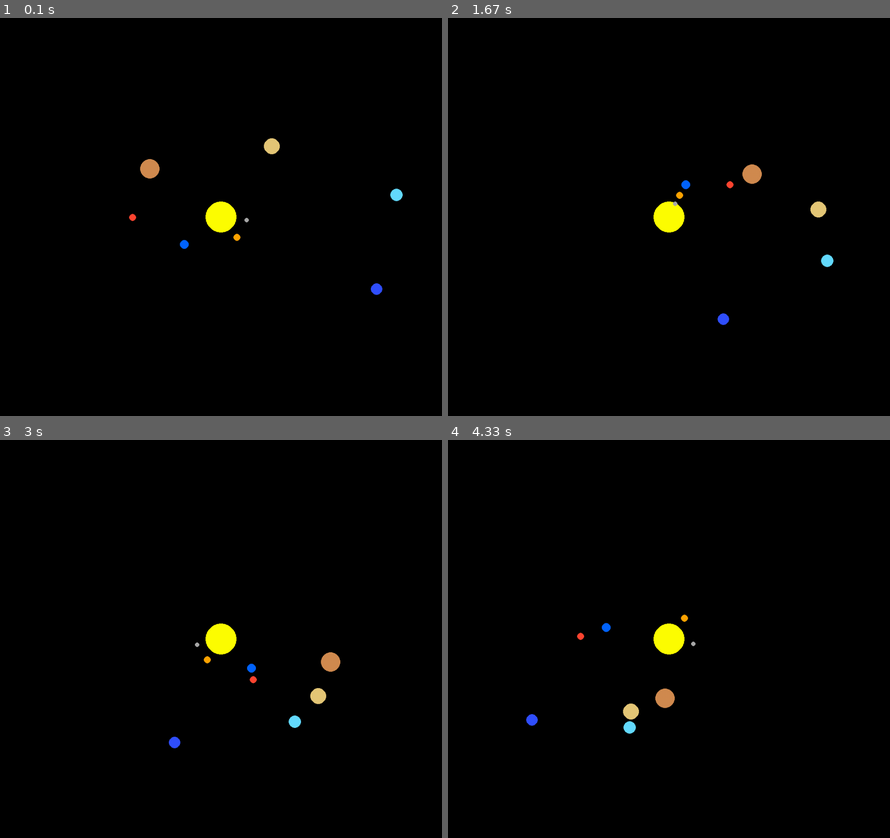
Above: before the commit, frames 1-4 (two rows, left to right).
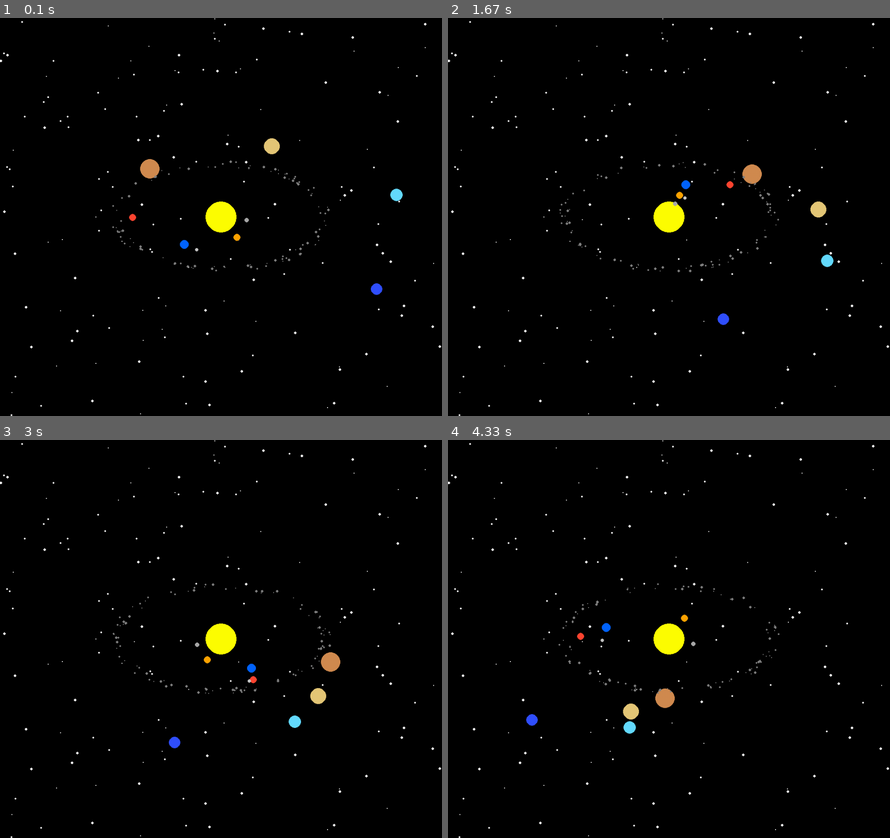
Above: after the commit, the same moments.

Repository: Prashu38-collab/projects-practise
Game: pygame game, started from SOLAR_SYSTEM/solar_system.py
The game is run twice, just before and just after one commit, with the same random seed, the same clock (stepped at 60 frames per second) and the same inputs.
Inputs:
- Up to frame 1 (0.1 s): no input
- Up to frame 2 (1.67 s): no input
- Up to frame 3 (3 s): no input
- Up to frame 4 (4.33 s): no input

The runs differ from the first frame. In frame 1, 0.5% of the frame differs, in the area x 0-100%, y 0-100%; in frame 2, 0.5%; in frame 3, 0.5%; in frame 4, 0.5%.

Commit message:
Created solar system version 2

Diff:
--- a/SOLAR_SYSTEM/solar_system.py
+++ b/SOLAR_SYSTEM/solar_system.py
@@ -1,5 +1,7 @@
+
 import pygame
 import math
+import random
 
 pygame.init()
 
@@ -9,16 +11,16 @@
 HEIGHT = 900
 
 screen = pygame.display.set_mode((WIDTH, HEIGHT))
-pygame.display.set_caption("Solar System V2 - Fake 3D")
+pygame.display.set_caption("Solar System V2")
 
 clock = pygame.time.Clock()
 
-# 2. SUN POSITIO
+# 2. SUN POSITIOn
 
 SUN_X = WIDTH // 2
 SUN_Y = HEIGHT // 2
 
-# 3. PLANET DAT
+# 3. PLANET DATa
 
 planets = [
     {
@@ -87,23 +89,72 @@
     }
 ]
 
-# 4. MAIN GAME LOOp
+# 4. CREATE BACKGROUND STAR
+
+stars = []
+
+for _ in range(150):
+
+    star_x = random.randint(0, WIDTH)
+    star_y = random.randint(0, HEIGHT)
+    star_size = random.randint(1, 3)
+
+    stars.append(
+        (star_x, star_y, star_size)
+    )
+
+# 5. CREATE ASTEROID
+
+asteroids = []
+
+for _ in range(100):
+
+    asteroid = {
+        "distance": random.randint(225, 250),
+        "angle": random.uniform(0, math.pi * 2),
+        "speed": random.uniform(0.002, 0.008),
+        "size": random.randint(1, 3)
+    }
+
+    asteroids.append(asteroid)
+
+# 6. MOON DAT
+
+moon_distance = 30
+moon_angle = 0
+moon_speed = 0.08
+
+# 7. MAIN GAME LOOP
 
 running = True
 
 while running:
 
     # Handle events
-
     for event in pygame.event.get():
 
         if event.type == pygame.QUIT:
             running = False
+
     # Clear previous frame
-
     screen.fill((0, 0, 0))
 
-    # Draw the Sun
+    # DRAW STARS
+
+    for star in stars:
+
+        star_x = star[0]
+        star_y = star[1]
+        star_size = star[2]
+
+        pygame.draw.circle(
+            screen,
+            (255, 255, 255),
+            (star_x, star_y),
+            star_size
+        )
+
+    # DRAW SUN
 
     pygame.draw.circle(
         screen,
@@ -112,29 +163,29 @@
         35
     )
 
-    # 5. PROCESS EVERY PLANE
+    # PROCESS EVERY PLANET
+
+    # We need these for the Moon
+    earth_x = 0
+    earth_y = 0
 
     for planet in planets:
 
         distance = planet["distance"]
         angle = planet["angle"]
 
-        # 6. CREATE 3D POSITION
-
+
+        # 3D world coordinates
         x = distance * math.cos(angle)
-
+        y = 0
         z = distance * math.sin(angle)
 
-        y = 0
-
-        # 7. PROJECT 3D -2D SCREEN
-
+
+        # Project 3D -> 2D
         screen_x = SUN_X + x
-
         screen_y = SUN_Y + z * 0.5
 
-        # 8. DRAW PLANET
-
+        # Draw planet
         pygame.draw.circle(
             screen,
             planet["color"],
@@ -142,15 +193,62 @@
             planet["size"]
         )
 
-        # 9. UPDATE PLANET
-
+        # Save Earth's screen position
+        if planet["name"] == "Earth":
+
+            earth_x = screen_x
+            earth_y = screen_y
+        # Update planet
         planet["angle"] += planet["speed"]
-    # Show new frame
-
+
+    # DRAW MOON
+    moon_x = (
+        earth_x
+        + moon_distance * math.cos(moon_angle)
+    )
+
+    moon_y = (
+        earth_y
+        + moon_distance * math.sin(moon_angle)
+    )
+
+    pygame.draw.circle(
+        screen,
+        (200, 200, 200),
+        (int(moon_x), int(moon_y)),
+        4
+    )
+
+    moon_angle += moon_speed
+
+    # DRAW ASTEROIDS
+
+    for asteroid in asteroids:
+
+        asteroid_x = (
+            SUN_X
+            + asteroid["distance"]
+            * math.cos(asteroid["angle"])
+        )
+
+        asteroid_y = (
+            SUN_Y
+            + asteroid["distance"]
+            * math.sin(asteroid["angle"])
+            * 0.5
+        )
+
+        pygame.draw.circle(
+            screen,
+            (130, 130, 130),
+            (int(asteroid_x), int(asteroid_y)),
+            asteroid["size"]
+        )
+
+        asteroid["angle"] += asteroid["speed"]
+    # SHOW NEW FRAME
     pygame.display.flip()
 
-    # Limit FPS
-
     clock.tick(60)
 
 
